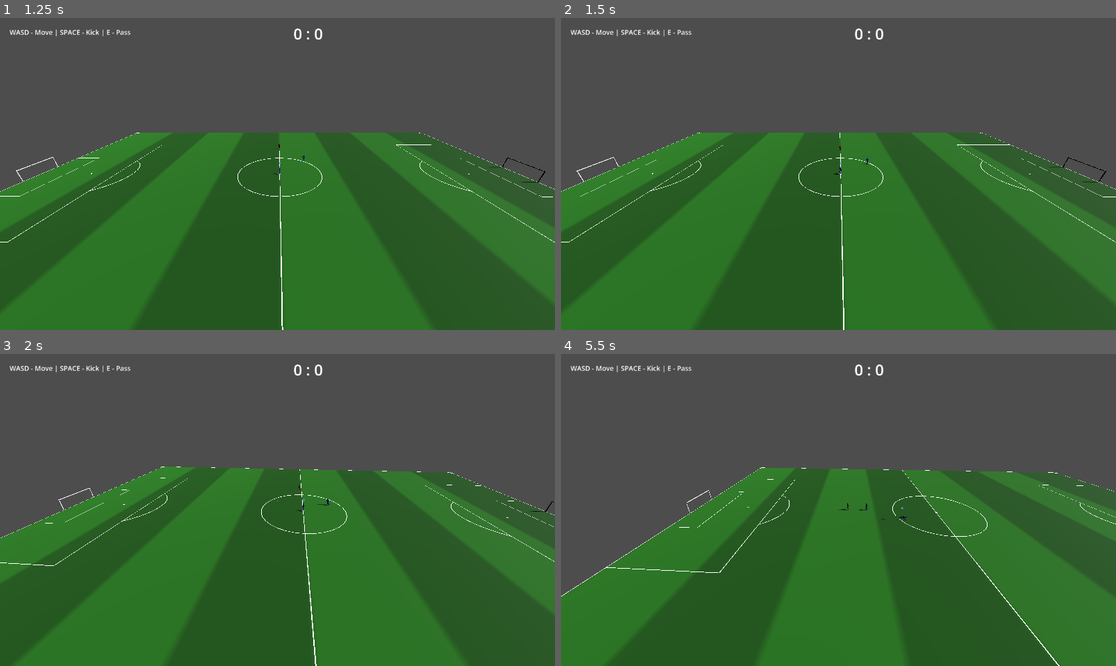
Above: before the commit, frames 1-4 (two rows, left to right).
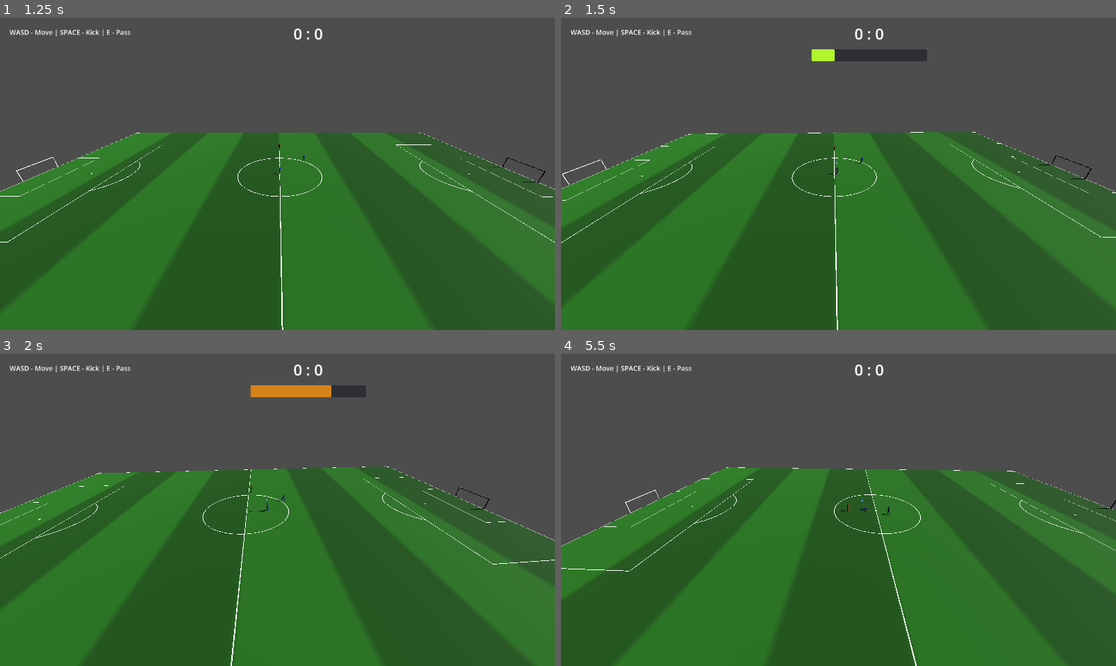
Above: after the commit, the same moments.

Repository: Churikov0112/open_football
Game: Godot game, scene res://scenes/main_menu.tscn
Two runs of this game, one before a commit and one after it. Both use one fixed random seed, a clock stepped at 60 frames per second and the inputs below.
Inputs:
- Up to frame 1 (1.25 s): click "Start Match" at 0.5 s
- Up to frame 2 (1.5 s): hold D (move_right) from 1.28 s (still down); hold Space (kick) from 1.28 s (still down)
- Up to frame 3 (2 s): keep holding D (move_right); keep holding Space (kick); tap E (pass) at 1.55 s
- Up to frame 4 (5.5 s): release D (move_right) at 2.03 s; release Space (kick) at 2.03 s; hold S (move_back) 2.03-2.78 s; tap E (pass) at 2.1, 3.8 s; tap Shift (sprint) at 2.3, 4.55, 5.1 s; hold D (move_right) 2.78-3.53 s; hold Shift (sprint) 2.78-3.53 s; tap Space (kick) at 3.05, 3.6, 5.3 s; hold W (move_forward) 3.53-4.28 s; hold E (pass) 4.28-5.03 s; hold A (move_left) from 4.28 s (still down)

Frame 1 is identical in both runs. In frame 2, 3.6% of the frame differs, in the area x 0-100%, y 10-100%; in frame 3, 43%; in frame 4, 54%, in the area x 0-100%, y 36-100%.

Commit message:
feat: charge-based kick with dedicated animation, fix power bar range
Hold Space to charge kick power (up to 1s, auto-fires at max), release
to fire with power lerped 12-25. Kick uses its own animation trigger
instead of reusing the pass clip, and no longer locks the motor during
the action. Power bar now sets min/max to 0..1 to match the charge
ratio it's fed, instead of the ProgressBar default 0..100 range.

Diff:
--- a/scenes/main_menu.tscn
+++ b/scenes/main_menu.tscn
@@ -1,11 +1,12 @@
-[gd_scene format=3]
+[gd_scene format=3 uid="uid://dr3s78bcf065y"]
 
-[ext_resource type="Script" path="res://scripts/ui/main_menu.gd" id="1"]
+[ext_resource type="Script" uid="uid://cc6uwvygvoo1v" path="res://scripts/ui/main_menu.gd" id="1"]
 
-[node name="MainMenu" type="Control"]
+[node name="MainMenu" type="Control" unique_id=1869244654]
+layout_mode = 3
 anchors_preset = 15
 anchor_right = 1.0
 anchor_bottom = 1.0
 grow_horizontal = 2
 grow_vertical = 2
-script = ExtResource(1)
+script = ExtResource("1")
--- a/scenes/match.tscn
+++ b/scenes/match.tscn
@@ -120,3 +120,15 @@
 text = "0 : 0"
 theme_override_colors/font_color = Color(1, 1, 1, 1)
 theme_override_font_sizes/font_size = 32
+
+[node name="PowerBar" type="ProgressBar" parent="HUD"]
+anchors_preset = 8
+anchor_top = 0.0
+anchor_bottom = 0.0
+offset_left = 520.0
+offset_top = 65.0
+offset_right = 760.0
+offset_bottom = 90.0
+show_percentage = false
+visible = false
+modulate = Color(1, 1, 1, 1)
--- a/scripts/match/match_manager.gd
+++ b/scripts/match/match_manager.gd
@@ -4,6 +4,7 @@
 @onready var player_home: CharacterBody3D = $PlayerHome
 @onready var camera_pivot: Node3D = $CameraPivot
 @onready var score_label: Label = $HUD/ScoreLabel
+@onready var power_bar: ProgressBar = $HUD/PowerBar
 
 var home_score: int = 0
 var away_score: int = 0
@@ -38,6 +39,19 @@
 var _action_dir: Vector3 = Vector3.ZERO
 var _action_power: float = 0.0
 var _manual_swap_cooldown: int = 0
+
+# true → kick animation is playing; ball.kick() deferred to action_contact;
+# movement is NOT locked (unlike pass which uses _action_player + motor lock)
+var _kick_action_active: bool = false
+
+# Kick charge system (hold Space to charge, release to fire)
+var _kick_charging: bool = false
+var _kick_charge: float = 0.0
+var _kick_charge_player: CharacterBody3D
+const KICK_CHARGE_MIN_TIME: float = 0.3
+const KICK_CHARGE_MAX_TIME: float = 1.0
+const KICK_POWER_MIN: float = 12.0
+const KICK_POWER_MAX: float = 25.0
 
 
 func _ready() -> void:
@@ -66,6 +80,27 @@
 	_give_ai_to_player_home()
 	_setup_controlled_indicator()
 	_setup_tackle_area()
+	_setup_power_bar()
+
+
+func _setup_power_bar() -> void:
+	power_bar.min_value = 0.0
+	power_bar.max_value = 1.0
+	var bg := StyleBoxFlat.new()
+	bg.bg_color = Color(0.1, 0.1, 0.15, 0.6)
+	bg.corner_radius_top_left = 4
+	bg.corner_radius_top_right = 4
+	bg.corner_radius_bottom_left = 4
+	bg.corner_radius_bottom_right = 4
+	power_bar.add_theme_stylebox_override("background", bg)
+
+	var fill := StyleBoxFlat.new()
+	fill.bg_color = Color(0.2, 0.9, 0.2, 0.9)
+	fill.corner_radius_top_left = 3
+	fill.corner_radius_top_right = 3
+	fill.corner_radius_bottom_left = 3
+	fill.corner_radius_bottom_right = 3
+	power_bar.add_theme_stylebox_override("fill", fill)
 
 
 func _setup_inputs() -> void:
@@ -426,6 +461,23 @@
 	if controlled_player_indicator and controlled_player:
 		controlled_player_indicator.global_position = controlled_player.global_position + Vector3(0, 2.2, 0)
 
+	# Kick charge: accumulate while holding Space
+	if _kick_charging and _kick_charge_player == controlled_player:
+		_kick_charge += delta
+		if _kick_charge >= KICK_CHARGE_MAX_TIME:
+			_kick_charge = KICK_CHARGE_MAX_TIME
+			_fire_kick()
+		var ratio := clampf(_kick_charge / KICK_CHARGE_MAX_TIME, 0.0, 1.0)
+		power_bar.value = ratio
+		var fill := power_bar.get_theme_stylebox("fill")
+		if fill:
+			var c := Color.GREEN_YELLOW.lerp(Color.RED, ratio * ratio)
+			fill.bg_color = c
+	elif _kick_charging:
+		# Player switched or lost ball — cancel charge
+		_cancel_kick_charge()
+	power_bar.visible = _kick_charging and _kick_charge_player == controlled_player
+
 
 func _physics_process(delta: float) -> void:
 	_handle_dribbling()
@@ -543,8 +595,7 @@
 		return
 	if not controlled_player:
 		return
-	# Управление перехвачено commit-действием (пас/удар): ни движения, ни нового действия.
-	if _action_player == controlled_player:
+	if _action_player == controlled_player and not _kick_action_active:
 		return
 	var input_dir := Vector2(
 		Input.get_axis(&"move_left", &"move_right"),
@@ -563,37 +614,99 @@
 		sprint_scale = FootballConstants.LOCO_SPRINT_SPEED / FootballConstants.LOCO_TOP_SPEED
 	var motor := _player_motor(controlled_player)
 	if motor != null:
-		motor.set_move_intent(dir, sprint_scale)  # dir == ZERO при отсутствии ввода → торможение
+		motor.set_move_intent(dir, sprint_scale)
+
+	# Kick charge system (OpenSoccer-style)
 	if Input.is_action_just_pressed(&"kick"):
-		print("[TACKLE_DEBUG] Space pressed! dribbler=", ball.dribbler.name if ball.has_method(&"set_dribbler") and ball.dribbler else "null", " last_touch=", ball.get_last_touch().name if ball.has_method(&"get_last_touch") and ball.get_last_touch() else "null")
-		if not _try_tackle(controlled_player):
-			print("[TACKLE_DEBUG] _try_tackle failed, falling through to _kick_ball")
-			_kick_ball(controlled_player)
+		if _kick_charging:
+			pass  # already charging, ignore
+		elif _is_near_ball(controlled_player) and _is_our_dribbler(controlled_player):
+			_start_kick_charge(controlled_player)
+		else:
+			_try_tackle(controlled_player)
+
+	if Input.is_action_just_released(&"kick") and _kick_charging and _kick_charge_player == controlled_player:
+		_fire_kick()
+
 	if Input.is_action_just_pressed(&"pass"):
 		_pass_ball(controlled_player)
 
 
-func _kick_ball(player_node: CharacterBody3D) -> void:
+func _is_near_ball(player_node: Node3D) -> bool:
+	if not ball.has_method(&"kick"):
+		return false
+	return player_node.global_position.distance_to(ball.global_position) <= 2.0
+
+func _is_our_dribbler(player_node: Node3D) -> bool:
+	if not ball.has_method(&"set_dribbler"):
+		return false
+	return ball.dribbler == player_node
+
+func _start_kick_charge(player_node: CharacterBody3D) -> void:
+	_kick_charging = true
+	_kick_charge = 0.0
+	_kick_charge_player = player_node
+	var dir: Vector3 = ball.get_dribble_direction()
+	var flat := Vector3(dir.x, 0.0, dir.z)
+	if flat.length() > 0.01:
+		player_node.rotation.y = atan2(-flat.x, -flat.z)
+
+func _fire_kick() -> void:
+	if not _kick_charging or not _kick_charge_player:
+		_cancel_kick_charge()
+		return
+	if not is_instance_valid(_kick_charge_player) or not ball.has_method(&"kick"):
+		_cancel_kick_charge()
+		return
+	var ratio := clampf(_kick_charge / KICK_CHARGE_MAX_TIME, 0.0, 1.0)
+	var power := lerpf(KICK_POWER_MIN, KICK_POWER_MAX, ratio)
+	var dir: Vector3 = ball.get_dribble_direction()
+	dir.y = 0.5
+	var player := _kick_charge_player
+	_cancel_kick_charge()
+
+	# Подключаемся к commit-action системе, но БЕЗ блокировки мотора.
+	# ball.kick() будет вызван из _on_action_contact по сигналу анимации.
+	_action_player = player
+	_action_dir = dir
+	_action_power = power
+	_kick_action_active = true
+	var visual := _player_visual(player)
+	if visual != null and visual.trigger("kick"):
+		return  # ждём action_contact
+	# Фолбэк без анимации: бьём сразу
+	ball.kick(dir, power)
+	_action_player = null
+	_kick_action_active = false
+
+func _cancel_kick_charge() -> void:
+	_kick_charging = false
+	_kick_charge = 0.0
+	_kick_charge_player = null
+	power_bar.visible = false
+
+
+func _pass_ball(player_node: CharacterBody3D) -> void:
 	if not ball.has_method(&"kick"):
 		return
 	var dist := player_node.global_position.distance_to(ball.global_position)
 	if dist > 2.0:
 		return
-	# Use the ball's dribble direction (movement direction) instead of facing direction.
-	var dir: Vector3 = ball.get_dribble_direction()
-	dir.y = 0.5
-	_start_ball_action(player_node, dir, 18.0, "kick")
-
-
-func _pass_ball(player_node: CharacterBody3D) -> void:
-	if not ball.has_method(&"kick"):
-		return
-	var dist := player_node.global_position.distance_to(ball.global_position)
-	if dist > 2.0:
+	# Не даём пасу прервать текущее действие kick (pass же идёт на E, не конфликтует)
+	if _action_player != null:
 		return
 	var dir: Vector3 = ball.get_dribble_direction()
 	dir.y = 0.1
-	_start_ball_action(player_node, dir, 12.0, "pass")
+	_action_player = player_node
+	_action_dir = dir
+	_action_power = 12.0
+	_kick_action_active = true  # pass тоже без блокировки мотора, флаг один на оба
+	var visual := _player_visual(player_node)
+	if visual != null and visual.trigger("pass"):
+		return
+	ball.kick(dir, 12.0)
+	_action_player = null
+	_kick_action_active = false
 
 
 ## Начать commit-действие с мячом: развернуть игрока, проиграть анимацию, заблокировать
@@ -628,6 +741,7 @@
 func _on_action_finished(_action: String, player: Node) -> void:
 	if player == _action_player:
 		_action_player = null
+		_kick_action_active = false
 		var motor := _player_motor(player)
 		if motor != null:
 			motor.set_control_locked(false)
@@ -638,6 +752,7 @@
 	if _action_player != player:
 		return
 	_action_player = null
+	_kick_action_active = false
 	var motor := _player_motor(player)
 	if motor != null:
 		motor.set_control_locked(false)
--- a/scripts/player/player_visual.gd
+++ b/scripts/player/player_visual.gd
@@ -17,7 +17,7 @@
 const LOCO_SPRINT := &"loco_sprint"
 ## Семантическое действие (trigger) → имя клипа в glb. Стейт создаётся, только если клип есть.
 const ACTION_CLIPS := {
-	"kick": "kick",
+	"kick": "pass",
 	"pass": "pass",
 	"penalty": "penalty_kick",
 	"header": "idle_header",
@@ -32,7 +32,7 @@
 ## до action_finished; speed — множитель скорости проигрывания (сжать замах, сохранив синхрон).
 ## Тюнится визуальной приёмкой. Действия без записи → contact=0, lock=длина_клипа, speed=1.
 const ACTION_TIMING := {
-	"kick": {"contact": 0.35, "lock": 0.7, "speed": 1.0},
+	"kick": {"contact": 0.35, "lock": 0.5, "speed": 1.0},
 	"pass": {"contact": 0.2, "lock": 0.4, "speed": 1.5},
 }
 
Binary file changed: assets/models/footballer.glb
Not shown, changed: AGENTS.md
Not shown, changed: CLAUDE.md
Not shown, changed: OPENCODE.md
